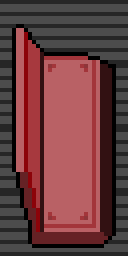
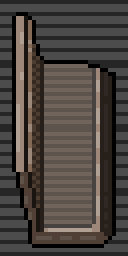
The second (128, 256) image is a revision of the first. Changes to its layers:
showed "light for leather" over (16, 128, 108, 240)
showed "leather" over (16, 128, 112, 244)
hid "regular" over (16, 128, 112, 244)
painted on "light copy" over (16, 16, 112, 72)
showed "light for leather otherhalf", painted on it over (16, 32, 108, 128)
showed "otherhalf leather", painted on it over (12, 12, 116, 128)
hid "otherhalf regular", painted on it over (12, 12, 116, 128)
